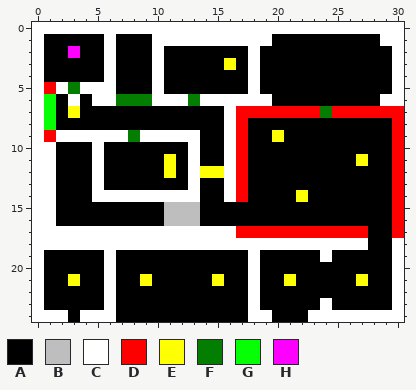
Two states of a pixel-art sprite, res/map2.png. Above, as it was before the edit.
The file is 31x25 pixels.
Palette (. is transparent): A #000000  B #bebebe  C #ffffff  D #fe0000  E #ffff04  F #047e00  G #06ff04  H #fe00ff
Pixels before, first column x 0:
 0 CCCCCCCCCCCCCCCCCCCCCCCCCCCCCCC
 1 CAAAAACAAACCCCCCCCCCAAAAAAAAACC
 2 CAAHAACAAACAAAAAAACAAAAAAAAAAAC
 3 CAAAAACAAACAAAAAEACAAAAAAAAAAAC
 4 CAAAAACAAACAAAAAAACAAAAAAAAAAAC
 5 CDCFCCCAAACAAAAAAACAAAAAAAAAAAC
 6 CGACACCFFFCCCFCCCCCCAAAAAAAAACC
 7 CGAEAAAAAAAAAAAACDDDDDDDFDDDDDD
 8 CGAAAAAAAAAAAAAACDAAAAAAAAAAAAD
 9 CDCCCCCCFCCCCCAACDAAEAAAAAAAAAD
10 CCAAACAAAAAAACAACDAAAAAAAAAAAAD
11 CCAAACAAAAAEACAACDAAAAAAAAAEAAD
12 CCAAACAAAAAEACEECDAAAAAAAAAAAAD
13 CCAAACAAAAAAACAACDAAAAAAAAAAAAD
14 CCAAACCCCCCCCCAACDAAAAEAAAAAAAD
15 CCAAAAAAAAABBBAAAAAAAAAAAAAAAAD
16 CCAAAAAAAAABBBAAAAAAAAAAAAAAAAD
17 CCCCCCCCCCCCCCCCCDDDDDDDDDDDAAD
18 CCCCCCCCCCCCCCCCCCCCCCCCCCCCAAC
19 CAAAAACAAAAAAAAAAACAAAAACAAAAAC
20 CAAAAACAAAAAAAAAAACAAAAAAAAAAAC
21 CAAEAACAAEAAAAAEAACAAEAAAAAEAAC
22 CAAAAACAAAAAAAAAAACAAAAAAAAAAAC
23 CAAAAACAAAAAAAAAAACAAAAACAAAAAC
24 CCCACCCAAAAAAAAAAACCAAACCCCCCCC
After the commit:
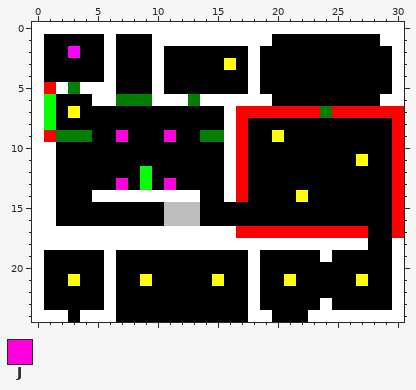
Colours new in this view: J #ff00dc
What changed:
Changed rows in their new state; - is an unchanged pixel.
first column x 2:
 6 -A------------
 9 FFFAAJAAAJAAFF
10 ---A-------A--
11 ---A-----A-A--
12 ---A---G-A-AAA
13 ---A-J-G-J-A--
Where, in picture pixels (left, top, right, bottom), the same in both pictures:
changed: (56, 94, 224, 190)
